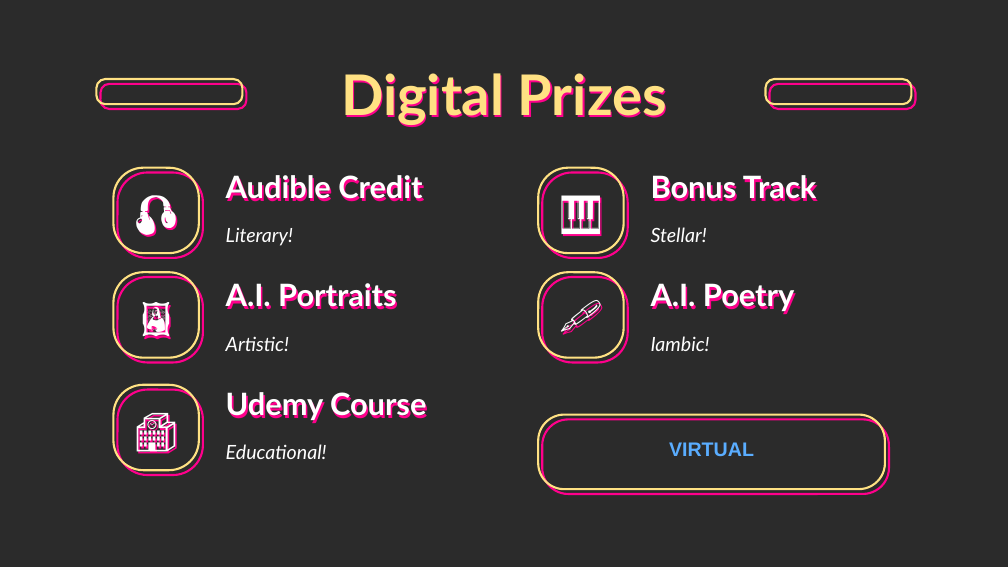
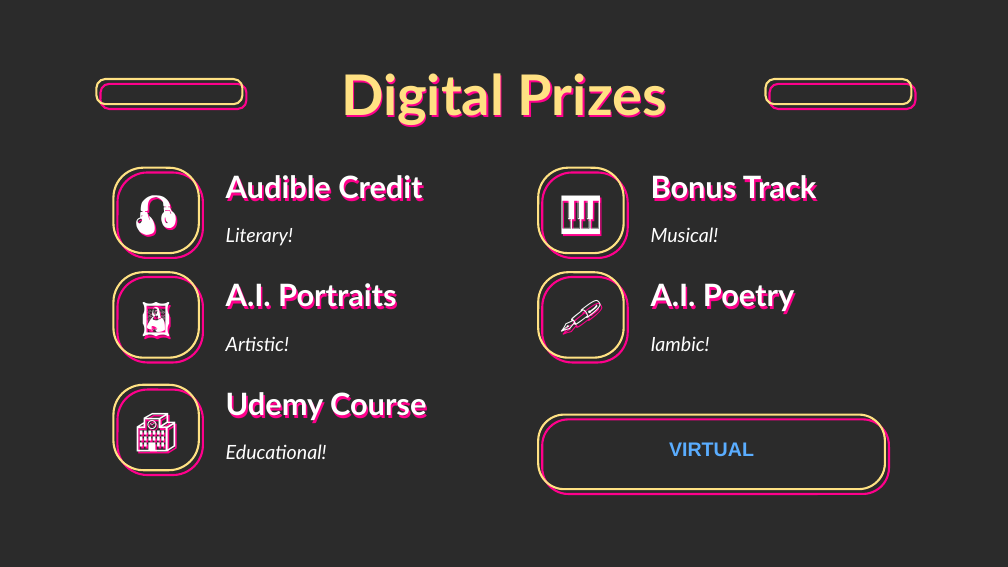
Before and after one commit to hylandtechoutreach/hackathon, a slide deck: slide 4 of MainEvents/Prizes.pptx. Drawn at 1008x567 pixels with LibreOffice and Linux fonts; fonts in the diff are those of the drawing; background and template pictures are left out; a plain dark background stands for a picture behind light text. Boxes give left, top, right and bottom in pixels: in the first picture for what was removed or moved away, otherwise in the second. Text is boxed around its words. In the diff, an @@ line names an element or a change of style, - is before the commit and + after.

Commit message:
prizes updates

```diff
--- a/MainEvents/Prizes.pptx
+++ b/MainEvents/Prizes.pptx
@@ subtitle at bbox=[651, 227, 719, 242]: text changed @@
-Stellar!
+Musical!
```
